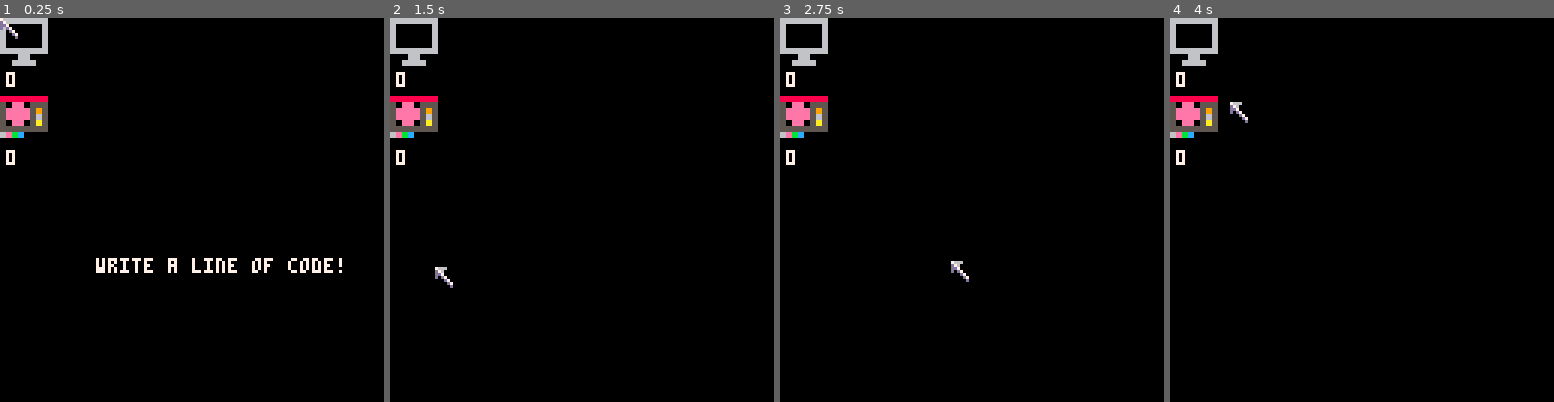
Above: before the commit, frames 1-4 (left to right).
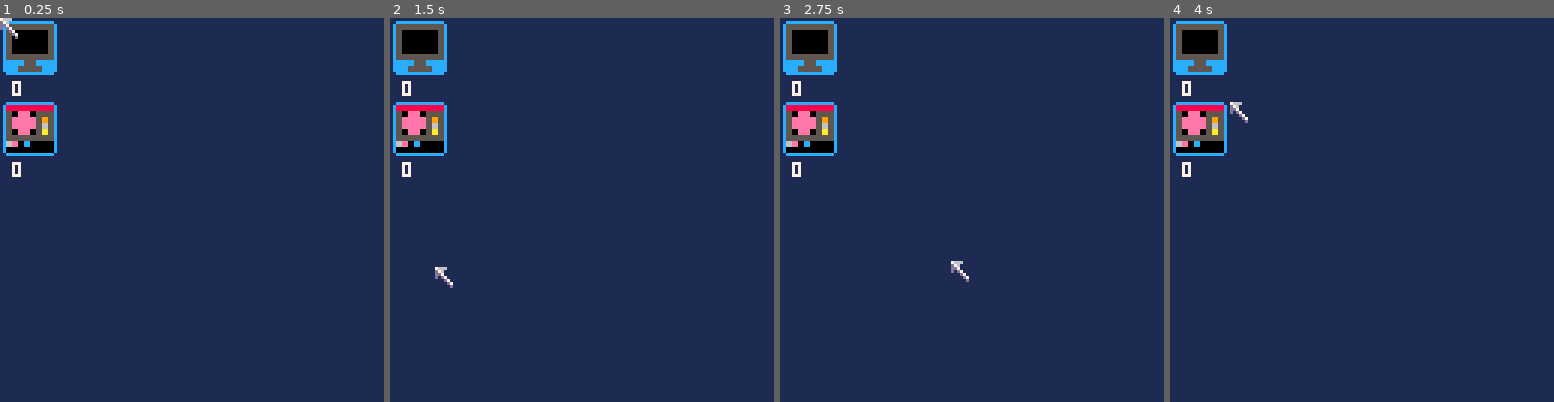
Above: after the commit, the same moments.

Repository: wesen/carts
Game: PICO-8 cartridge games/gamedevgame/gamedevgame.p8
Two runs of this game, one before a commit and one after it. Both use one fixed random seed, a clock stepped at 60 frames per second and the inputs below.
Inputs (mouse positions are in pixels of both pictures, inside the frame that each line leads up to):
- Up to frame 1 (0.25 s): no input
- Up to frame 2 (1.5 s): click (670, 121) at 0.67 s; click (436, 267) at 1.22 s
- Up to frame 3 (2.75 s): click (887, 114) at 1.77 s; click (952, 259) at 2.32 s
- Up to frame 4 (4 s): click (1404, 106) at 2.87 s; click (1465, 256) at 3.42 s; click (1231, 102) at 3.97 s

The runs differ from the first frame. In frame 1, 99% of the frame differs, in the area x 0-100%, y 0-100%; in frame 2, 99%; in frame 3, 99%; in frame 4, 99%.

Commit message:
Added rounded corner rectangles

Diff:
--- a/games/gamedevgame/gamedevgame.p8
+++ b/games/gamedevgame/gamedevgame.p8
@@ -373,6 +373,34 @@
 	 end
 	end
 	print(s,x+1,y+1,c2)
+end
+
+function draw_rounded_rect1(x,y,w,col_bg,col_border)
+ col_border=col_border or col_bg
+ line(x,y-1,x+w-1,y-1,col_border)
+ line(x,y+w,x+w-1,y+w,col_border)
+ line(x-1,y,x-1,y+w-1,col_border)
+ line(x+w,y,x+w,y+w-1,col_border)
+ rectfill(x,y,x+w-1,y+w-1,col_bg)
+end
+
+function draw_rounded_rect2(x,y,w,col_bg,col_border1,col_border2)
+ col_border1=col_border1 or col_bg
+ col_border2=col_border2 or col_border1
+
+ line(x,y-2,x+w-1,y-2,col_border2)
+ line(x,y+w+1,x+w-1,y+w+1,col_border2)
+ line(x-2,y,x-2,y+w-1,col_border2)
+ line(x+w+1,y,x+w+1,y+w-1,col_border2)
+ line(x,y-1,x+w-1,y-1,col_border1)
+ line(x,y+w,x+w-1,y+w,col_border1)
+ line(x-1,y,x-1,y+w-1,col_border1)
+ line(x+w,y,x+w,y+w-1,col_border1)
+ pset(x-1,y-1,col_border2)
+ pset(x+w,y-1,col_border2)
+ pset(x-1,y+w,col_border2)
+ pset(x+w,y+w,col_border2)
+ rectfill(x,y,x+w-1,y+w-1,col_bg)
 end
 
 glb_particles={}
@@ -532,21 +560,32 @@
 
 function resource_cls:draw()
  if (not self:is_visible()) return
- if (not self:are_dependencies_fulfilled() and self.t==0) darken(50)
+ if (not self:are_dependencies_fulfilled() and self.t==0) darken(10)
  local x,y
+ local w=glb_resource_w
  x,y=self:get_cur_xy()
+ palt(0,false)
+ palt(11,true)
+ if self:is_mouse_over() then
+  draw_rounded_rect2(x,y,w,glb_bg_col2,glb_bg_col2,7)
+ else
+  draw_rounded_rect1(x,y,w,glb_bg_col2)
+ end
 
  local spage=flr(self.spr/64)
  local sy=flr(self.spr/16)
  local sx=self.spr%16
  sspr(sx*8,sy*8,8,8,x,y,16,16)
  if self.t>0 then
-  rectfill(x,y+glb_resource_w,x+self.t/self.duration*glb_resource_w,y+glb_resource_w+1,11)
- end
- print(tostr(self.count),x+2,y+glb_resource_w+2,7)
-
- if (self:is_mouse_over()) print(self:get_display_text(),32,80,7)
+  rectfill(x,y+w,x+self.t/self.duration*w,y+w+1,11)
+ end
+ print(tostr(self.count),x+2,y+w+3,7)
+
+ if (self:is_mouse_over()) then
+   print(self:get_display_text(),32,80,7)
+  end
  pal()
+ palt()
 end
 
 function resource_cls:get_display_text()
@@ -565,8 +604,8 @@
 end
 
 function resource_cls:get_cur_xy()
- local x=self.x*(glb_resource_w+2)
- local y=self.y*(glb_resource_w+2+8)
+ local x=self.x*(glb_resource_w+4)+2
+ local y=self.y*(glb_resource_w+3+8)+2
  return x,y
 end
 
@@ -732,9 +771,12 @@
 glb_mouse_left_down=false
 glb_mouse_right_down=false
 
+glb_bg_col=1
+glb_bg_col2=12
+
 function _draw()
  glb_frame+=1
- cls()
+ cls(glb_bg_col)
  glb_resource_manager:draw()
  spr(1,glb_mouse_x,glb_mouse_y)
 
@@ -772,29 +814,29 @@
 007007000000d7000000000000000000000000000000000000000000000000000000000000000000000000000000000000000000000000000000000000000000
 0000000000000d000000000000000000000000000000000000000000000000000000000000000000000000000000000000000000000000000000000000000000
 00000000000000000000000000000000000000000000000000000000000000000000000000000000000000000000000000000000000000000000000000000000
-66666666888888880000000000000000000000000000000000000000000000000000000000000000000000000000000000000000000000000000000000000000
-60000006502605550000000000000000000000000000000000000000000000000000000000000000000000000000000000000000000000000000000000000000
-6000000652aa65950000000000000000000000000000000000000000000000000000000000000000000000000000000000000000000000000000000000000000
-600000065aaa15650000000000000000000000000000000000000000000000000000000000000000000000000000000000000000000000000000000000000000
-60000006501105e50000000000000000000000000000000000000000000000000000000000000000000000000000000000000000000000000000000000000000
-66666666555555550000000000000000000000000000000000000000000000000000000000000000000000000000000000000000000000000000000000000000
-000660006e0000000000000000000000000000000000000000000000000000000000000000000000000000000000000000000000000000000000000000000000
-00666600000000000000000000000000000000000000000000000000000000000000000000000000000000000000000000000000000000000000000000000000
+55555555888888880000000000000000000000000000000000000000000000000000000000000000000000000000000000000000000000000000000000000000
+50000005502605550000000000000000000000000000000000000000000000000000000000000000000000000000000000000000000000000000000000000000
+5000000552aa65950000000000000000000000000000000000000000000000000000000000000000000000000000000000000000000000000000000000000000
+500000055aaa15650000000000000000000000000000000000000000000000000000000000000000000000000000000000000000000000000000000000000000
+50000005501105e50000000000000000000000000000000000000000000000000000000000000000000000000000000000000000000000000000000000000000
+55555555555555550000000000000000000000000000000000000000000000000000000000000000000000000000000000000000000000000000000000000000
+bbb55bbb6e0000000000000000000000000000000000000000000000000000000000000000000000000000000000000000000000000000000000000000000000
+bb5555bb000000000000000000000000000000000000000000000000000000000000000000000000000000000000000000000000000000000000000000000000
 66666666000000000000000000000000000000000000000000000000000000000000000000000000000000000000000000000000000000000000000000000000
 60000006000000000000000000000000000000000000000000000000000000000000000000000000000000000000000000000000000000000000000000000000
 60000006000000000000000000000000000000000000000000000000000000000000000000000000000000000000000000000000000000000000000000000000
 60000006000000000000000000000000000000000000000000000000000000000000000000000000000000000000000000000000000000000000000000000000
 60000006000000000000000000000000000000000000000000000000000000000000000000000000000000000000000000000000000000000000000000000000
 66666666000000000000000000000000000000000000000000000000000000000000000000000000000000000000000000000000000000000000000000000000
-00066000000000000000000000000000000000000000000000000000000000000000000000000000000000000000000000000000000000000000000000000000
-00666600000000000000000000000000000000000000000000000000000000000000000000000000000000000000000000000000000000000000000000000000
+bbb66bbb000000000000000000000000000000000000000000000000000000000000000000000000000000000000000000000000000000000000000000000000
+bb6666bb000000000000000000000000000000000000000000000000000000000000000000000000000000000000000000000000000000000000000000000000
 88888888000000000000000000000000000000000000000000000000000000000000000000000000000000000000000000000000000000000000000000000000
 50ee0555000000000000000000000000000000000000000000000000000000000000000000000000000000000000000000000000000000000000000000000000
 5eeee595000000000000000000000000000000000000000000000000000000000000000000000000000000000000000000000000000000000000000000000000
 5eeee565000000000000000000000000000000000000000000000000000000000000000000000000000000000000000000000000000000000000000000000000
 50ee05a5000000000000000000000000000000000000000000000000000000000000000000000000000000000000000000000000000000000000000000000000
 55555555000000000000000000000000000000000000000000000000000000000000000000000000000000000000000000000000000000000000000000000000
-6ebc0000000000000000000000000000000000000000000000000000000000000000000000000000000000000000000000000000000000000000000000000000
+6e0c0000000000000000000000000000000000000000000000000000000000000000000000000000000000000000000000000000000000000000000000000000
 00000000000000000000000000000000000000000000000000000000000000000000000000000000000000000000000000000000000000000000000000000000
 00000000000000000000000000000000000000000000000000000000000000000000000000000000000000000000000000000000000000000000000000000000
 00000000000000000000000000000000000000000000000000000000000000000000000000000000000000000000000000000000000000000000000000000000
--- a/games/gamedevgame/gfx.lua
+++ b/games/gamedevgame/gfx.lua
@@ -41,3 +41,31 @@
 	end
 	print(s,x+1,y+1,c2)
 end
+
+function draw_rounded_rect1(x,y,w,col_bg,col_border)
+ col_border=col_border or col_bg
+ line(x,y-1,x+w-1,y-1,col_border)
+ line(x,y+w,x+w-1,y+w,col_border)
+ line(x-1,y,x-1,y+w-1,col_border)
+ line(x+w,y,x+w,y+w-1,col_border)
+ rectfill(x,y,x+w-1,y+w-1,col_bg)
+end
+
+function draw_rounded_rect2(x,y,w,col_bg,col_border1,col_border2)
+ col_border1=col_border1 or col_bg
+ col_border2=col_border2 or col_border1
+
+ line(x,y-2,x+w-1,y-2,col_border2)
+ line(x,y+w+1,x+w-1,y+w+1,col_border2)
+ line(x-2,y,x-2,y+w-1,col_border2)
+ line(x+w+1,y,x+w+1,y+w-1,col_border2)
+ line(x,y-1,x+w-1,y-1,col_border1)
+ line(x,y+w,x+w-1,y+w,col_border1)
+ line(x-1,y,x-1,y+w-1,col_border1)
+ line(x+w,y,x+w,y+w-1,col_border1)
+ pset(x-1,y-1,col_border2)
+ pset(x+w,y-1,col_border2)
+ pset(x-1,y+w,col_border2)
+ pset(x+w,y+w,col_border2)
+ rectfill(x,y,x+w-1,y+w-1,col_bg)
+end
--- a/games/gamedevgame/main.lua
+++ b/games/gamedevgame/main.lua
@@ -12,9 +12,12 @@
 glb_mouse_left_down=false
 glb_mouse_right_down=false
 
+glb_bg_col=1
+glb_bg_col2=12
+
 function _draw()
  glb_frame+=1
- cls()
+ cls(glb_bg_col)
  glb_resource_manager:draw()
  spr(1,glb_mouse_x,glb_mouse_y)
 
--- a/games/gamedevgame/resource.lua
+++ b/games/gamedevgame/resource.lua
@@ -28,21 +28,32 @@
 
 function resource_cls:draw()
  if (not self:is_visible()) return
- if (not self:are_dependencies_fulfilled() and self.t==0) darken(50)
+ if (not self:are_dependencies_fulfilled() and self.t==0) darken(10)
  local x,y
+ local w=glb_resource_w
  x,y=self:get_cur_xy()
+ palt(0,false)
+ palt(11,true)
+ if self:is_mouse_over() then
+  draw_rounded_rect2(x,y,w,glb_bg_col2,glb_bg_col2,7)
+ else
+  draw_rounded_rect1(x,y,w,glb_bg_col2)
+ end
 
  local spage=flr(self.spr/64)
  local sy=flr(self.spr/16)
  local sx=self.spr%16
  sspr(sx*8,sy*8,8,8,x,y,16,16)
  if self.t>0 then
-  rectfill(x,y+glb_resource_w,x+self.t/self.duration*glb_resource_w,y+glb_resource_w+1,11)
+  rectfill(x,y+w,x+self.t/self.duration*w,y+w+1,11)
  end
- print(tostr(self.count),x+2,y+glb_resource_w+2,7)
+ print(tostr(self.count),x+2,y+w+3,7)
 
- if (self:is_mouse_over()) print(self:get_display_text(),32,80,7)
+ if (self:is_mouse_over()) then
+   print(self:get_display_text(),32,80,7)
+  end
  pal()
+ palt()
 end
 
 function resource_cls:get_display_text()
@@ -61,8 +72,8 @@
 end
 
 function resource_cls:get_cur_xy()
- local x=self.x*(glb_resource_w+2)
- local y=self.y*(glb_resource_w+2+8)
+ local x=self.x*(glb_resource_w+4)+2
+ local y=self.y*(glb_resource_w+3+8)+2
  return x,y
 end
 
